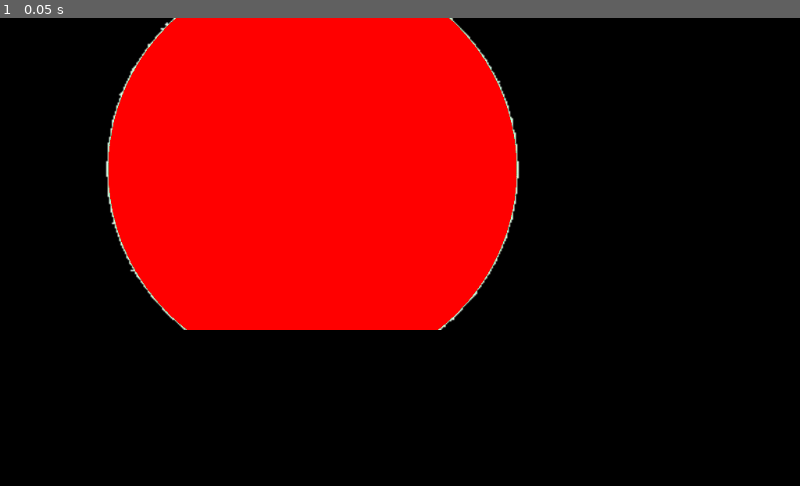
Above: before the commit, frame 1.
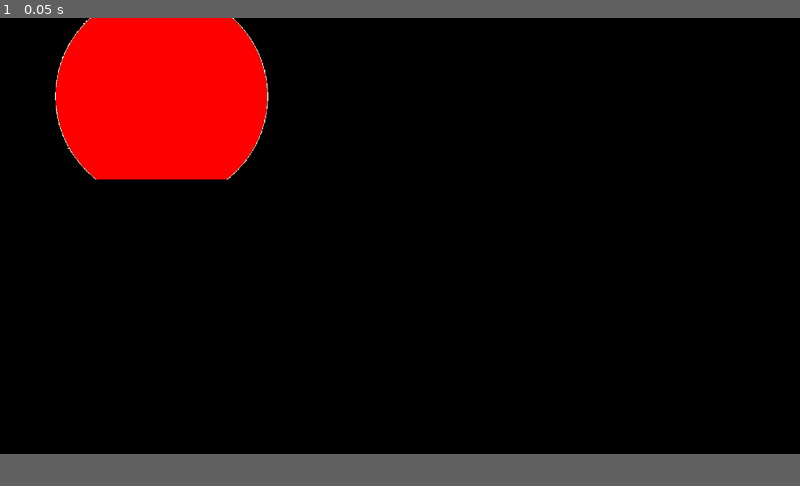
Above: after the commit, the same moment.

Repository: Hephaestus2nd/Bonks
Game: Godot game, scene res://Scences/Minimap.tscn
The game is run twice, just before and just after one commit, with the same random seed, the same clock (stepped at 60 frames per second) and the same inputs. This scene is started directly instead of the project's main scene. The engine's default icon, where the game draws it, is replaced by a stand-in: a white triangle on a blue panel in a dark square.
Inputs:
- Up to frame 1 (0.05 s): no input
The window is 800x468 before the commit and 800x436 after it. Grey fills any space a smaller window leaves; there, only what the larger window draws over its background counts as a difference.

The runs differ from the first frame. In frame 1, 28% of the frame differs, in the area x 6-65%, y 0-67%.
Error in both runs: Invalid set index 'position' (on base: 'null instance') with value of type 'Vector2'. (res://Scences/Dot.gd:26)

Commit message:
Improved minimap size and quit button

Diff:
--- a/Player.gd
+++ b/Player.gd
@@ -22,6 +22,8 @@
 	var ImpulsePointY = Vector2(0.0,$CollisionShape2D.shape.radius/2)
 	var ImpulsePointX = Vector2($CollisionShape2D.shape.radius/2,0.0)
 	# applies force in a certain direction when keys are pressed
+	if Input.is_action_pressed("quit"):
+		get_tree().quit()
 	if Input.is_action_pressed("restart"):
 		get_tree().reload_current_scene()
 
--- a/Scences/Game.tscn
+++ b/Scences/Game.tscn
@@ -9,6 +9,7 @@
 [ext_resource path="res://Fonts/joystix monospace.otf" type="DynamicFontData" id=7]
 [ext_resource path="res://Scences/Win.gd" type="Script" id=8]
 [ext_resource path="res://Scences/WinScreen.tscn" type="PackedScene" id=9]
+[ext_resource path="res://Sprites/Basic_red_dot.png" type="Texture" id=10]
 
 [sub_resource type="Environment" id=6]
 background_mode = 4
@@ -46,10 +47,13 @@
 [node name="UI" type="CanvasLayer" parent="."]
 
 [node name="HUD" parent="UI" instance=ExtResource( 5 )]
-anchor_left = 0.0
 anchor_bottom = 1.0
-margin_left = 0.0
 margin_bottom = 0.0
+
+[node name="Sprite" type="Sprite" parent="UI"]
+position = Vector2( 378, 162 )
+scale = Vector2( 0.01, 0.01 )
+texture = ExtResource( 10 )
 
 [node name="AudioStreamPlayer" parent="." instance=ExtResource( 6 )]
 
--- a/Scences/HUD.tscn
+++ b/Scences/HUD.tscn
@@ -1,37 +1,25 @@
-[gd_scene load_steps=5 format=2]
+[gd_scene load_steps=4 format=2]
 
 [ext_resource path="res://Minimap.gd" type="Script" id=1]
 [ext_resource path="res://Scences/MinimapCamera.tscn" type="PackedScene" id=2]
 [ext_resource path="res://Sprites/pngwing.com.png" type="Texture" id=3]
-[ext_resource path="res://Sprites/Basic_red_dot.png" type="Texture" id=4]
 
 [node name="HUD" type="Control"]
-anchor_left = 1.0
-anchor_right = 1.0
-margin_left = -1024.0
-margin_bottom = 600.0
+margin_right = 1980.0
+margin_bottom = 1080.0
 script = ExtResource( 1 )
 
-[node name="ViewportContainer" type="ViewportContainer" parent="."]
+[node name="MarginContainer" type="MarginContainer" parent="."]
 anchor_right = 1.0
 anchor_bottom = 1.0
-
-[node name="Viewport" type="Viewport" parent="ViewportContainer"]
-size = Vector2( 500, 200 )
-transparent_bg = true
-handle_input_locally = false
-render_target_update_mode = 3
-
-[node name="Minimap" parent="ViewportContainer/Viewport" instance=ExtResource( 2 )]
-
-[node name="MarginContainer" type="MarginContainer" parent="."]
-margin_right = 980.0
-margin_bottom = 410.0
+margin_right = -537.0
+margin_bottom = -442.0
+rect_min_size = Vector2( -0.005, 0 )
 rect_scale = Vector2( 0.522628, 0.504488 )
 
 [node name="NinePatchRect" type="NinePatchRect" parent="MarginContainer"]
-margin_right = 980.0
-margin_bottom = 410.0
+margin_right = 1443.0
+margin_bottom = 638.0
 texture = ExtResource( 3 )
 region_rect = Rect2( 48, 61, 5556.47, 7876.32 )
 patch_margin_left = 64
@@ -39,7 +27,17 @@
 patch_margin_right = 64
 patch_margin_bottom = 64
 
-[node name="Sprite" type="Sprite" parent="."]
-position = Vector2( 249, 100 )
-scale = Vector2( 0.0075, 0.0075 )
-texture = ExtResource( 4 )
+[node name="ViewportContainer" type="ViewportContainer" parent="."]
+margin_left = 28.0
+margin_top = 12.0
+margin_right = 728.0
+margin_bottom = 312.0
+stretch = true
+
+[node name="Viewport" type="Viewport" parent="ViewportContainer"]
+size = Vector2( 700, 300 )
+transparent_bg = true
+handle_input_locally = false
+render_target_update_mode = 3
+
+[node name="Minimap" parent="ViewportContainer/Viewport" instance=ExtResource( 2 )]
--- a/Scences/MinimapCamera.tscn
+++ b/Scences/MinimapCamera.tscn
@@ -12,7 +12,6 @@
 script = ExtResource( 2 )
 
 [node name="Dot" type="Sprite" parent="."]
-position = Vector2( 510, 308 )
 scale = Vector2( 0.05, 0.05 )
 texture = ExtResource( 4 )
 
--- a/Scences/Player.tscn
+++ b/Scences/Player.tscn
@@ -49,13 +49,12 @@
 [node name="Label" type="Label" parent="CanvasLayer"]
 anchor_left = 0.5
 anchor_right = 0.5
-margin_left = -229.0
-margin_top = 3.0
-margin_right = 234.0
-margin_bottom = 60.0
+margin_left = -190.0
+margin_top = 1.0
+margin_right = 273.0
+margin_bottom = 58.0
 custom_fonts/font = SubResource( 6 )
 text = "Boost power:"
-align = 1
 
 [node name="AudioStreamPlayer2D" type="AudioStreamPlayer2D" parent="."]
 stream = ExtResource( 5 )
--- a/Scences/WinScreen.gd
+++ b/Scences/WinScreen.gd
@@ -52,3 +52,8 @@
 
 func _on_RestartButton_pressed():
 	get_tree().reload_current_scene()
+
+
+
+func _on_QuitButton_pressed():
+	get_tree().quit()
--- a/Scences/WinScreen.tscn
+++ b/Scences/WinScreen.tscn
@@ -15,10 +15,15 @@
 size = 58
 font_data = ExtResource( 1 )
 
+[sub_resource type="DynamicFont" id=4]
+size = 54
+font_data = ExtResource( 1 )
+
 [node name="WinMenuLayer" type="CanvasLayer"]
 script = ExtResource( 2 )
 
 [node name="WinMenu" type="Control" parent="."]
+visible = false
 anchor_right = 1.0
 anchor_bottom = 1.0
 
@@ -61,4 +66,12 @@
 custom_fonts/font = SubResource( 3 )
 text = "Restart? "
 
+[node name="QuitButton" type="Button" parent="WinMenu/VBoxContainer"]
+margin_top = 208.0
+margin_right = 659.0
+margin_bottom = 281.0
+custom_fonts/font = SubResource( 4 )
+text = "Quit? ya loser"
+
 [connection signal="pressed" from="WinMenu/VBoxContainer/RestartButton" to="." method="_on_RestartButton_pressed"]
+[connection signal="pressed" from="WinMenu/VBoxContainer/QuitButton" to="." method="_on_QuitButton_pressed"]
--- a/project.godot
+++ b/project.godot
@@ -18,6 +18,14 @@
 
 Globals="*res://Scences/GlobalController.tscn"
 Stats="*res://Scences/Stats.gd"
+
+[display]
+
+window/size/width=1980
+window/size/height=1080
+window/size/resizable=false
+window/size/fullscreen=true
+window/handheld/orientation="portrait"
 
 [gui]
 
@@ -54,6 +62,11 @@
 "events": [ Object(InputEventKey,"resource_local_to_scene":false,"resource_name":"","device":0,"alt":false,"shift":true,"control":false,"meta":false,"command":false,"pressed":false,"scancode":0,"physical_scancode":82,"unicode":0,"echo":false,"script":null)
  ]
 }
+quit={
+"deadzone": 0.5,
+"events": [ Object(InputEventKey,"resource_local_to_scene":false,"resource_name":"","device":0,"alt":false,"shift":true,"control":false,"meta":false,"command":false,"pressed":false,"scancode":0,"physical_scancode":81,"unicode":0,"echo":false,"script":null)
+ ]
+}
 
 [physics]
 
Not shown: 1 places in Scences/Game.tscn that only renumber resources
Not shown: 1 places in Scences/WinScreen.tscn that only renumber resources
